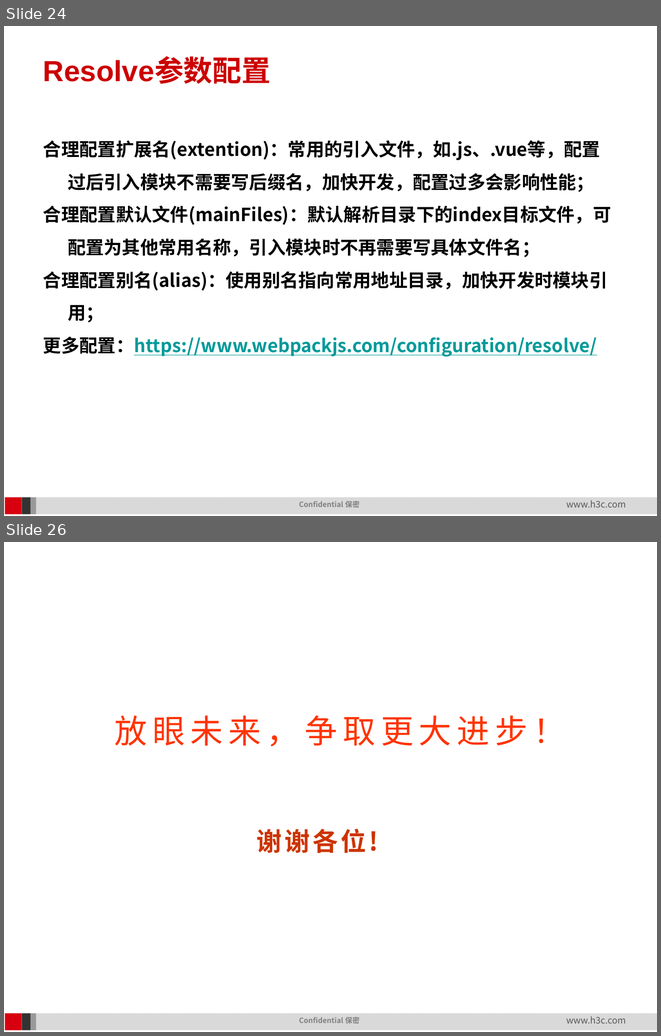
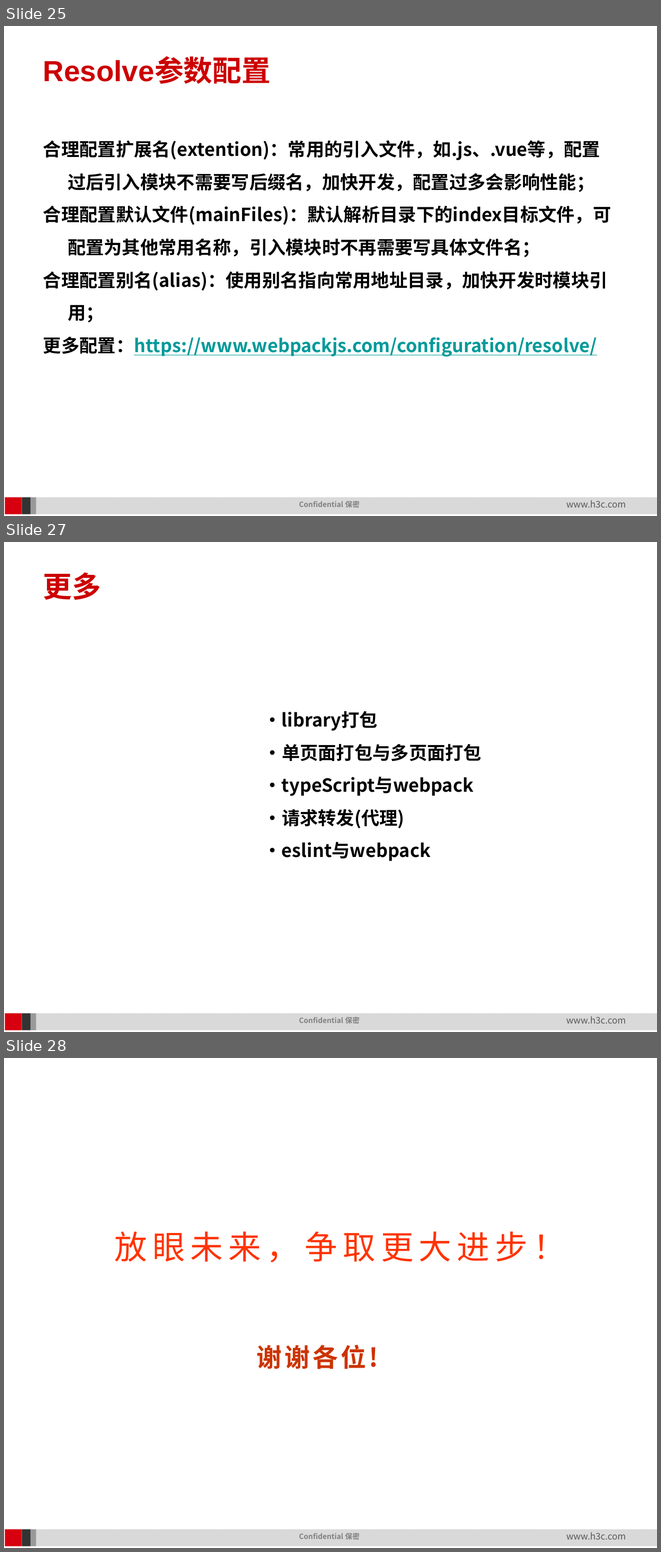
Before and after one commit to leez-bot/FE-Study, a slide deck: notes/webpack/webpack高级配置.pptx. Shown one above the other, each under a label of ours: slides 24 and 26 before the commit, slides 25, 27 and 28 after it; the slides between them are not shown. The pictures are 661x1036 and 661x1552 pixels, drawn with LibreOffice and Linux fonts; fonts in the diff are those of the drawing; background and template pictures are left out. Boxes give left, top, right and bottom in pixels: in the first picture for what was removed or moved away, otherwise in the second. Text is boxed around its words. In the diff, an @@ line names an element or a change of style, - is before the commit and + after.

```diff
--- a/notes/webpack/webpack高级配置.pptx
+++ b/notes/webpack/webpack高级配置.pptx
@@ slide 27 added at (4,542,657,1032), background #FFFFFF; not listed: 10 template elements that a slide beside it also shows @@
@@ title added at (43,572,102,600), 32 pt, text #CC0000, bold @@
+更多
@@ text added at (264,711,482,861), 20 pt, text #000000, bold @@
+·library打包
+·单页面打包与多页面打包
+·typeScript与webpack
+·请求转发(代理)
+·eslint与webpack
@@ what was slide 24 is now slide 25 @@
@@ what was slide 26 is now slide 28 @@
```
Also in this commit, not shown: 11 slides changed, 1 other slide added, 11 other files.
